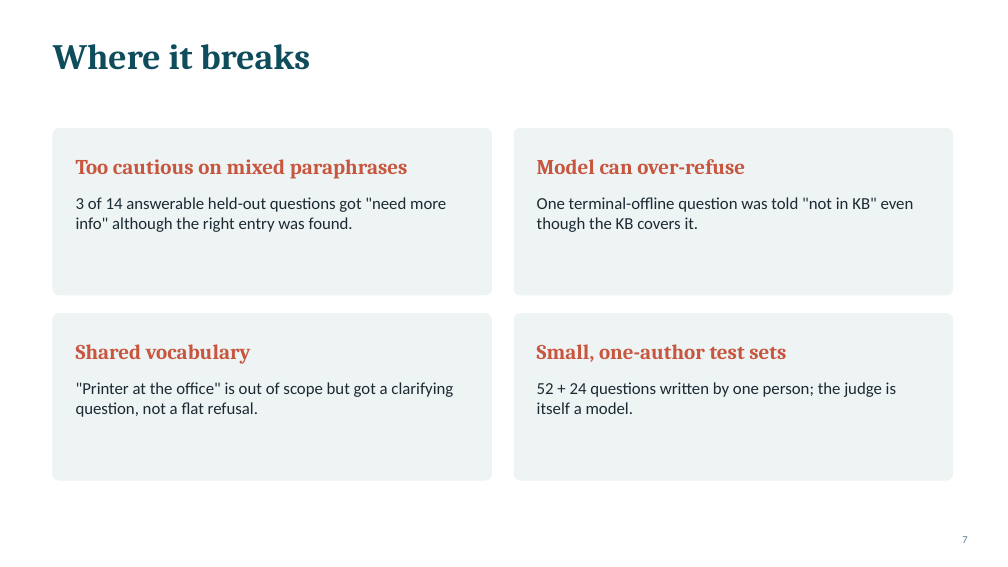
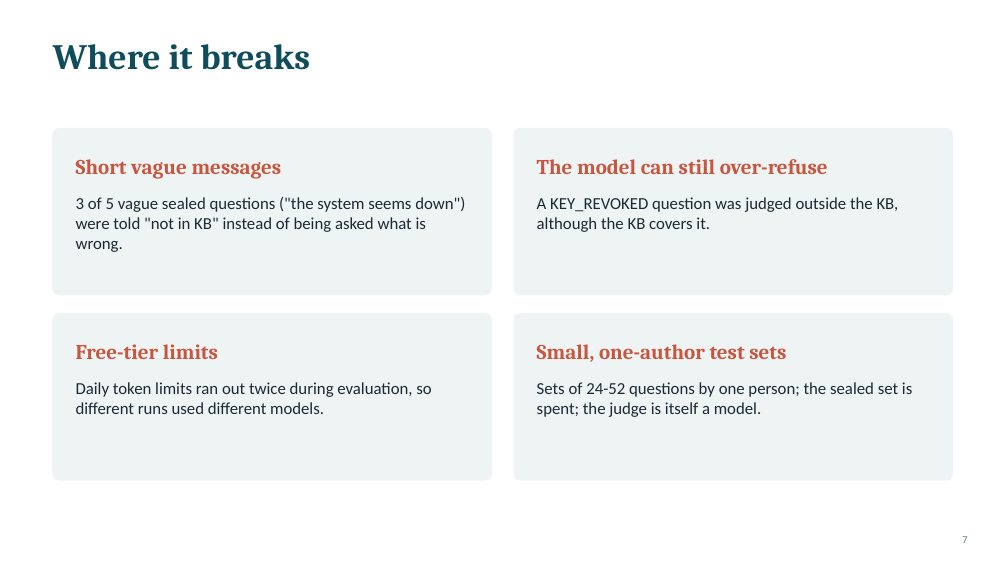
Before and after one commit to ParthBiyani/AI-Troubleshooting-Assistant, a slide deck: slide 7 of docs/presentation/TriageGPT_deck.pptx. Drawn at 1008x567 pixels with LibreOffice and Linux fonts; fonts in the diff are those of the drawing. Boxes give left, top, right and bottom in pixels: in the first picture for what was removed or moved away, otherwise in the second. Text is boxed around its words. In the diff, an @@ line names an element or a change of style, - is before the commit and + after.

```diff
--- a/docs/presentation/TriageGPT_deck.pptx
+++ b/docs/presentation/TriageGPT_deck.pptx
@@ text at (76,159,282,179): text changed @@
-Too cautious on mixed paraphrases
+Short vague messages
@@ text at (537,159,828,174): text changed @@
-Model can over-refuse
+The model can still over-refuse
@@ text at (76,197,465,252): text changed @@
-3 of 14 answerable held-out questions got "need more info" although the right entry was found.
+3 of 5 vague sealed questions ("the system seems down") were told "not in KB" instead of being asked what is wrong.
@@ text at (537,197,899,232): text changed @@
-One terminal-offline question was told "not in KB" even though the KB covers it.
+A KEY_REVOKED question was judged outside the KB, although the KB covers it.
@@ text at (76,344,218,359): text changed @@
-Shared vocabulary
+Free-tier limits
@@ text at (76,382,431,414): text changed @@
-"Printer at the office" is out of scope but got a clarifying question, not a flat refusal.
+Daily token limits ran out twice during evaluation, so different runs used different models.
@@ text at (537,382,912,417): text changed @@
-52 + 24 questions written by one person; the judge is itself a model.
+Sets of 24-52 questions by one person; the sealed set is spent; the judge is itself a model.
```
Also in this commit, not shown: 2 other slides changed.
